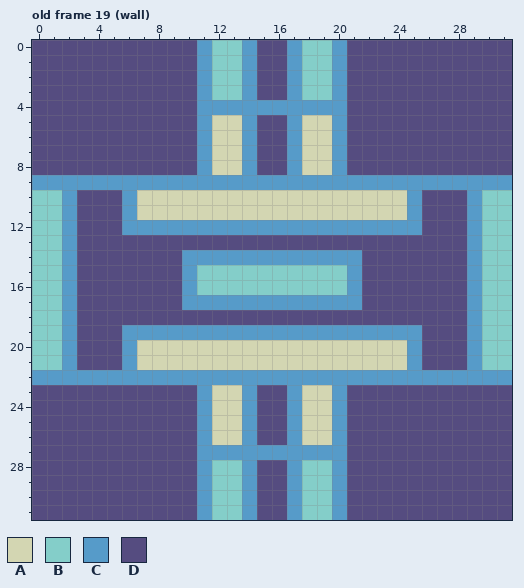
Two versions of one pixel-art file, assets/ase/tiles.ase. That is the earlier state.
32x32 pixels, 19 frames. Shown: old frame 19 (wall). The commit also changed other frames, which this record leaves out.
Palette (. is transparent): A #d3d6b2  B #84cec9  C #569bc9  D #554c80
Pixels before, old frame 19 (wall), first column x 0:
 0 DDDDDDDDDDDCBBCDDCBBCDDDDDDDDDDD
 1 DDDDDDDDDDDCBBCDDCBBCDDDDDDDDDDD
 2 DDDDDDDDDDDCBBCDDCBBCDDDDDDDDDDD
 3 DDDDDDDDDDDCBBCDDCBBCDDDDDDDDDDD
 4 DDDDDDDDDDDCCCCCCCCCCDDDDDDDDDDD
 5 DDDDDDDDDDDCAACDDCAACDDDDDDDDDDD
 6 DDDDDDDDDDDCAACDDCAACDDDDDDDDDDD
 7 DDDDDDDDDDDCAACDDCAACDDDDDDDDDDD
 8 DDDDDDDDDDDCAACDDCAACDDDDDDDDDDD
 9 CCCCCCCCCCCCCCCCCCCCCCCCCCCCCCCC
10 BBCDDDCAAAAAAAAAAAAAAAAAACDDDCBB
11 BBCDDDCAAAAAAAAAAAAAAAAAACDDDCBB
12 BBCDDDCCCCCCCCCCCCCCCCCCCCDDDCBB
13 BBCDDDDDDDDDDDDDDDDDDDDDDDDDDCBB
14 BBCDDDDDDDCCCCCCCCCCCCDDDDDDDCBB
15 BBCDDDDDDDCBBBBBBBBBBCDDDDDDDCBB
16 BBCDDDDDDDCBBBBBBBBBBCDDDDDDDCBB
17 BBCDDDDDDDCCCCCCCCCCCCDDDDDDDCBB
18 BBCDDDDDDDDDDDDDDDDDDDDDDDDDDCBB
19 BBCDDDCCCCCCCCCCCCCCCCCCCCDDDCBB
20 BBCDDDCAAAAAAAAAAAAAAAAAACDDDCBB
21 BBCDDDCAAAAAAAAAAAAAAAAAACDDDCBB
22 CCCCCCCCCCCCCCCCCCCCCCCCCCCCCCCC
23 DDDDDDDDDDDCAACDDCAACDDDDDDDDDDD
24 DDDDDDDDDDDCAACDDCAACDDDDDDDDDDD
25 DDDDDDDDDDDCAACDDCAACDDDDDDDDDDD
26 DDDDDDDDDDDCAACDDCAACDDDDDDDDDDD
27 DDDDDDDDDDDCCCCCCCCCCDDDDDDDDDDD
28 DDDDDDDDDDDCBBCDDCBBCDDDDDDDDDDD
29 DDDDDDDDDDDCBBCDDCBBCDDDDDDDDDDD
30 DDDDDDDDDDDCBBCDDCBBCDDDDDDDDDDD
31 DDDDDDDDDDDCBBCDDCBBCDDDDDDDDDDD
And afterwards:
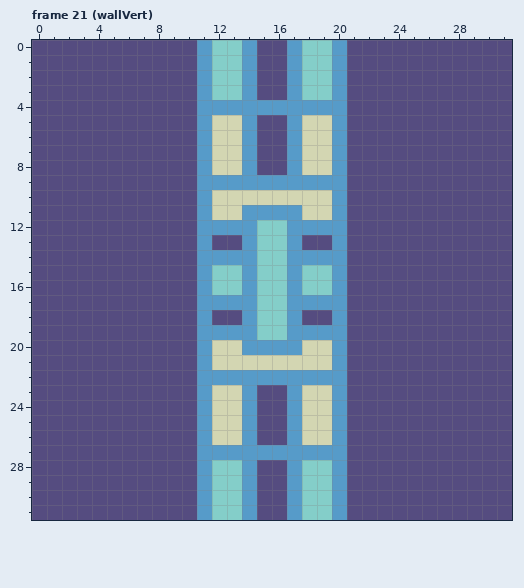
A new or re-ordered frame is compared with the old frame closest to it.
The edit:
frames 19 -> 25
Frame 21 (wallVert) is new; against old frame 19 (wall):
y 9: x 0..10 CCCCCCCCCCC -> DDDDDDDDDDD; x 21..31 CCCCCCCCCCC -> DDDDDDDDDDD
y 10: x 0..2 BBC -> DDD; x 6..11 CAAAAA -> DDDDDC; x 20..25 AAAAAC -> CDDDDD; x 29..31 CBB -> DDD
y 11: x 0..2 BBC -> DDD; x 6..11 CAAAAA -> DDDDDC; x 14..17 AAAA -> CCCC; x 20..25 AAAAAC -> CDDDDD; x 29..31 CBB -> DDD
y 12: x 0..2 BBC -> DDD; x 6..10 CCCCC -> DDDDD; x 15..16 CC -> BB; x 21..25 CCCCC -> DDDDD; x 29..31 CBB -> DDD
y 13: x 0..2 BBC -> DDD; x 11 D -> C; x 14..17 DDDD -> CBBC; x 20 D -> C; x 29..31 CBB -> DDD
y 14: x 0..2 BBC -> DDD; x 10 C -> D; x 15..16 CC -> BB; x 21 C -> D; x 29..31 CBB -> DDD
y 15..16: x 0..2 BBC -> DDD; x 10..11 CB -> DC; x 14 B -> C; x 17 B -> C; x 20..21 BC -> CD; x 29..31 CBB -> DDD
y 17: x 0..2 BBC -> DDD; x 10 C -> D; x 15..16 CC -> BB; x 21 C -> D; x 29..31 CBB -> DDD
y 18: x 0..2 BBC -> DDD; x 11 D -> C; x 14..17 DDDD -> CBBC; x 20 D -> C; x 29..31 CBB -> DDD
y 19: x 0..2 BBC -> DDD; x 6..10 CCCCC -> DDDDD; x 15..16 CC -> BB; x 21..25 CCCCC -> DDDDD; x 29..31 CBB -> DDD
y 20: x 0..2 BBC -> DDD; x 6..11 CAAAAA -> DDDDDC; x 14..17 AAAA -> CCCC; x 20..25 AAAAAC -> CDDDDD; x 29..31 CBB -> DDD
y 21: x 0..2 BBC -> DDD; x 6..11 CAAAAA -> DDDDDC; x 20..25 AAAAAC -> CDDDDD; x 29..31 CBB -> DDD
y 22: x 0..10 CCCCCCCCCCC -> DDDDDDDDDDD; x 21..31 CCCCCCCCCCC -> DDDDDDDDDDD
Changed places in both pictures, as pixel boxes (x1, y1, x2, y2):
changed: (32, 175, 512, 385)
